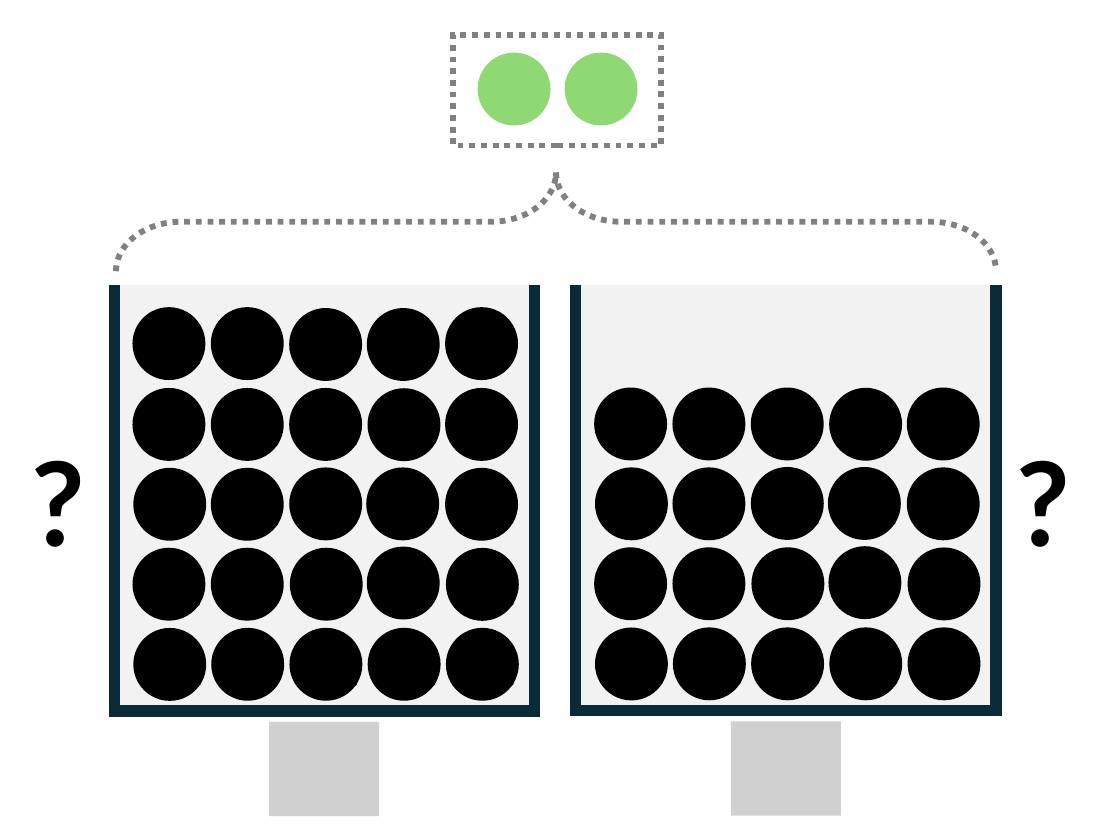
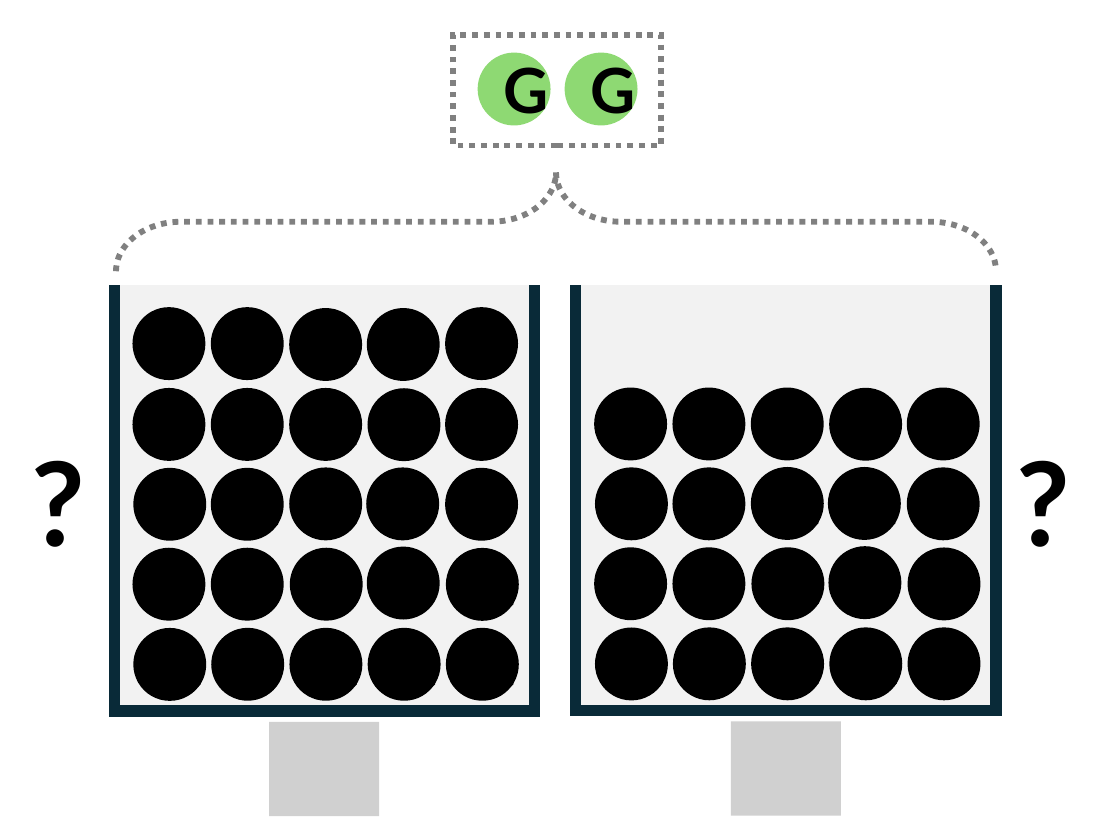
Before and after one commit to upmathematics/mth-361a-sp26, a slide deck: slide 4 of docs/lesson/6.1-mth361-conditional-probability-and-bayes-theorem/balls-in-jars.pptx. Drawn at 1120x840 pixels with LibreOffice and Linux fonts; fonts in the diff are those of the drawing; grey boxes stand for pictures. Boxes give left, top, right and bottom in pixels: in the first picture for what was removed or moved away, otherwise in the second. Text is boxed around its words. In the diff, an @@ line names an element or a change of style, - is before the commit and + after.

```diff
--- a/docs/lesson/6.1-mth361-conditional-probability-and-bayes-theorem/balls-in-jars.pptx
+++ b/docs/lesson/6.1-mth361-conditional-probability-and-bayes-theorem/balls-in-jars.pptx
@@ text in ellipse at box(503, 59, 548, 125): text added @@
+G
@@ text in ellipse at box(590, 59, 635, 125): text added @@
+G
```
Also in this commit, not shown: 40 other files.
